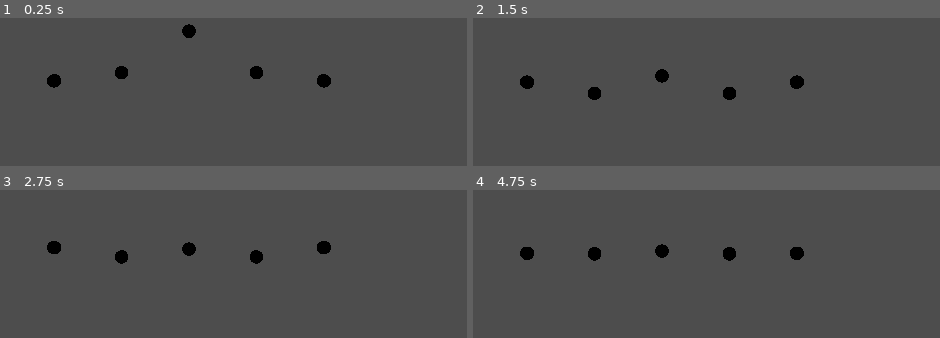
Above: before the commit, frames 1-4 (two rows, left to right).
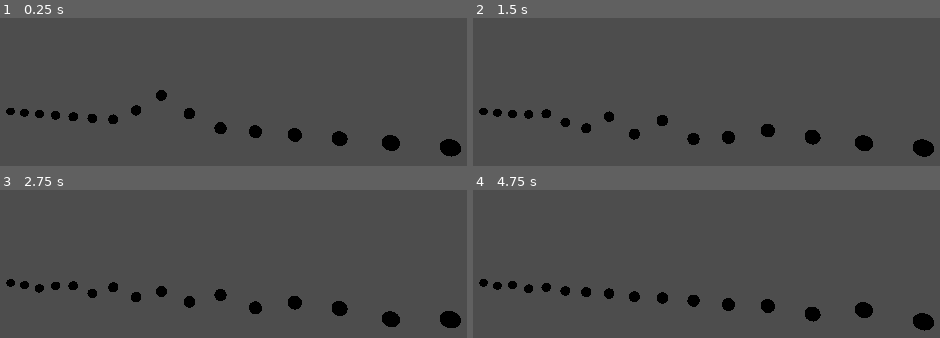
Above: after the commit, the same moments.

Repository: Edo-Hachi/WaterShader3D
Game: Godot game, scene res://main.tscn
The game is run twice, just before and just after one commit, with the same random seed, the same clock (stepped at 60 frames per second) and the same inputs.
Inputs:
- Up to frame 1 (0.25 s): no input
- Up to frame 2 (1.5 s): no input
- Up to frame 3 (2.75 s): no input
- Up to frame 4 (4.75 s): no input

The runs differ from the first frame. In frame 1, 3.7% of the frame differs, in the area x 1-99%, y 4-94%; in frame 2, 3.8%; in frame 3, 3.8%, in the area x 1-99%, y 34-94%; in frame 4, 3.8%.

Commit message:
Wave Point Instansiate

Diff:
--- a/main.tscn
+++ b/main.tscn
@@ -5,9 +5,9 @@
 [node name="Main" type="Node3D"]
 
 [node name="WaterBody" parent="." instance=ExtResource("1_6pm8t")]
-transform = Transform3D(1, 0, 0, 0, 1, 0, 0, 0, 1, -10, 0, 0)
+transform = Transform3D(1, 0, 0, 0, 1, 0, 0, 0, 1, -38.0853, 0, 0)
 
 [node name="Camera3D" type="Camera3D" parent="."]
-transform = Transform3D(1, 0, 0, 0, 1, 0, 0, 0, 1, 0, 0, 24.8967)
+transform = Transform3D(0.852859, 0, 0.522141, 0, 1, 0, -0.522141, 0, 0.852859, 4.11664, 3.93624, 24.8967)
 fov = 100.0
 far = 500.0
--- a/water_body.gd
+++ b/water_body.gd
@@ -1,25 +1,39 @@
 extends Node3D
-
 
 @export var k = 0.015
 @export var d = 0.03
 #@export var spread = 0.0002
 @export var spread = 0.0004	#Wave Trance Param
 
+#spring allay
+var springs = []
+#var passes = 8
+var passes = 16	#振幅計算数 多いほど遠くに派生する
 
-var springs = []
-var passes = 8
 
+#distance in mater each spring
+@export var distance_between_springs = 3	#波の頂点間隔
+@export var spring_number = 16	#波の頂点数
+
+@onready var water_spring = preload("res://water_spring.tscn")
 
 
 # Called when the node enters the scene tree for the first time.
 func _ready():
-	for i in get_children():
-		springs.append(i)
-		i.initialize()
+	#for i in get_children():
+		#springs.append(i)
+		#i.initialize()
+
+	for i in range(spring_number):
+		var x_pos = distance_between_springs * i
+		var ws = water_spring.instantiate()
+
+		add_child(ws)
+		springs.append(ws)
+		ws.initialize(x_pos)
 
 #	splash(2, 1.5)
-	splash(2, 0.8)
+	splash(spring_number / 2, 0.8) #波の発生位置（配列番号）、発生ベクトル
 
 # Called every frame. 'delta' is the elapsed time since the previous frame.
 func _physics_process(delta):
--- a/water_body.tscn
+++ b/water_body.tscn
@@ -1,21 +1,6 @@
-[gd_scene load_steps=3 format=3 uid="uid://c3ecgsxqekinj"]
+[gd_scene load_steps=2 format=3 uid="uid://c3ecgsxqekinj"]
 
 [ext_resource type="Script" path="res://water_body.gd" id="1_5b03h"]
-[ext_resource type="PackedScene" uid="uid://dy2vjuyfq77k7" path="res://water_spring.tscn" id="1_yyapu"]
 
 [node name="WaterBody" type="Node3D"]
 script = ExtResource("1_5b03h")
-
-[node name="WaterSpring" parent="." instance=ExtResource("1_yyapu")]
-
-[node name="WaterSpring2" parent="." instance=ExtResource("1_yyapu")]
-transform = Transform3D(1, 0, 0, 0, 1, 0, 0, 0, 1, 5, 0, 0)
-
-[node name="WaterSpring3" parent="." instance=ExtResource("1_yyapu")]
-transform = Transform3D(1, 0, 0, 0, 1, 0, 0, 0, 1, 10, 0, 0)
-
-[node name="WaterSpring4" parent="." instance=ExtResource("1_yyapu")]
-transform = Transform3D(1, 0, 0, 0, 1, 0, 0, 0, 1, 15, 0, 0)
-
-[node name="WaterSpring5" parent="." instance=ExtResource("1_yyapu")]
-transform = Transform3D(1, 0, 0, 0, 1, 0, 0, 0, 1, 20, 0, 0)
--- a/water_spring.gd
+++ b/water_spring.gd
@@ -31,7 +31,8 @@
 #	water_update(k, d)
 
 
-func initialize():
+func initialize(x_pos):
 	height = position.y
 	target_height = position.y
 	velocity = 0
+	position.x = x_pos
